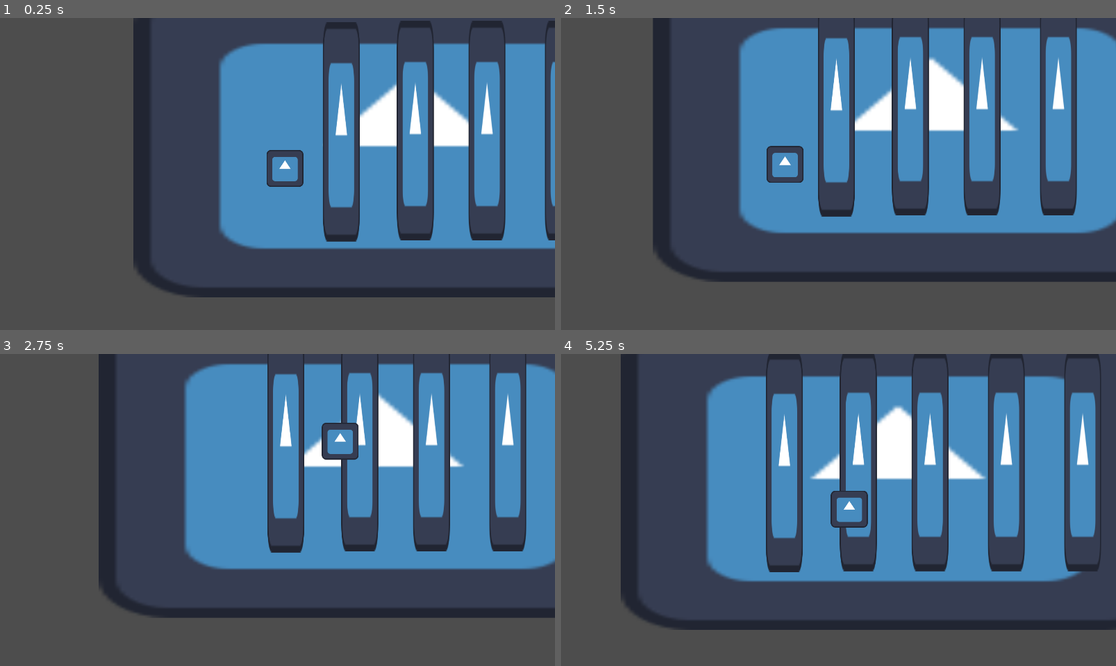
Above: before the commit, frames 1-4 (two rows, left to right).
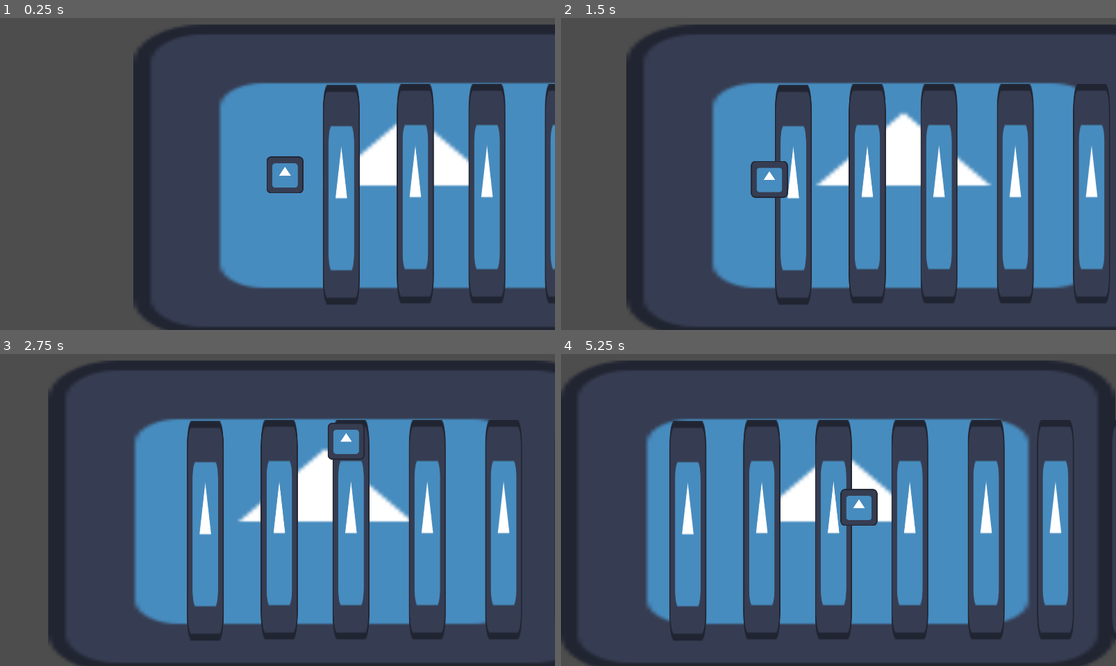
Above: after the commit, the same moments.

Repository: Aperaine/hera-kleos
Game: Godot game, scene res://entities/levels/castle.tscn
Two runs of this game, one before a commit and one after it. Both use one fixed random seed, a clock stepped at 60 frames per second and the inputs below. The project has no main scene, so this scene is started directly. The engine's default icon, where the game draws it, is replaced by a stand-in: a white triangle on a blue panel in a dark square.
Inputs (mouse positions are in pixels of both pictures, inside the frame that each line leads up to):
- Up to frame 1 (0.25 s): no input
- Up to frame 2 (1.5 s): tap Enter (ui_accept) at 0.5, 0.6, 0.77, 1.07 s; move the mouse to (960, 158) at 0.52 s; hold Right (ui_right) from 0.53 s (still down); move the mouse to (727, 189) at 1.27 s; click (727, 189) at 1.35 s
- Up to frame 3 (2.75 s): tap Enter (ui_accept) at 1.52, 1.55, 1.82, 2.3 s; move the mouse to (333, 441) at 2.02 s; release Right (ui_right) at 2.03 s; hold Left (ui_left) from 2.03 s (still down); hold Right mouse button (hera-toggle) from 2.03 s (still down)
- Up to frame 4 (5.25 s): move the mouse to (810, 572) at 2.77 s; release Left (ui_left) at 2.78 s; release Right mouse button (hera-toggle) at 2.78 s; hold Right (ui_right) 2.78-4.28 s; tap Enter (ui_accept) at 2.85, 3.02, 3.32, 3.77, 3.8, 4.07, 4.52, 4.55, 4.82, 5.1 s; move the mouse to (1005, 556) at 3.52 s; press the mouse at (1005, 556) at 3.53 s; move the mouse to (672, 463) at 4.27 s; release the mouse at (672, 463) at 4.28 s; hold Left (ui_left) 4.28-5.03 s; right-click (672, 463) at 4.35 s; move the mouse to (866, 510) at 5.02 s; hold Right (ui_right) from 5.03 s (still down)

The runs differ from the first frame. In frame 1, 28% of the frame differs, in the area x 24-100%, y 0-100%; in frame 2, 49%; in frame 3, 51%; in frame 4, 54%, in the area x 0-100%, y 0-100%.

Commit message:
Yet another update

Diff:
--- a/entities/characters/heracle/heracle.gd
+++ b/entities/characters/heracle/heracle.gd
@@ -1,25 +1,78 @@
 extends CharacterBody2D
 
+# This code is for you to edit Jafar, please feel free to edit everything here.
+# Task:
+# - Create a movable Hercules Character
+# - Find a way to organize the hitboxes in the game (players, gates, enemies or whatever we'll need)
+# - Create basic Hitbox for the scenery/gate/gate.tscn
+# - Make a function to 'enter the gate', which only has to print "entering gate" when the player's
+#	hitbox is hitting the gate's hitbox and a certain button is pushed.
 
-const SPEED = 300.0
-const JUMP_VELOCITY = -400.0
+const SPEED := 550.0
+const JUMP_VELOCITY := -2000.0
+const ACCELERATION := 50.0
+const FRICTION := 70.0
+const GRAVITY := 120.0
+const JUMP_LIMIT = 2
+var jump_count = 1
 
+func input() -> Vector2:
+	var input_dir = Vector2.ZERO
+	input_dir.x = Input.get_axis("ui_left", "ui_right")
+	input_dir = input_dir.normalized()
+	return input_dir
+
+func accelerate(direction):
+	velocity = velocity.move_toward(SPEED * direction, ACCELERATION)
+
+func friction():
+	velocity = velocity.move_toward(Vector2.ZERO, FRICTION)
+
+func player_movement():
+	move_and_slide()
+
+func jump():
+	if Input.is_action_just_pressed("ui_up"):
+		if jump_count < JUMP_LIMIT:
+			velocity.y = JUMP_VELOCITY
+			jump_count += 1
+	else:
+		velocity.y += GRAVITY
+
+	if is_on_floor():
+		jump_count = 1
 
 func _physics_process(delta: float) -> void:
-	# Add the gravity.
-	if not is_on_floor():
-		velocity += get_gravity() * delta
+	var input_dir: Vector2 = input()
 
-	# Handle jump.
-	if Input.is_action_just_pressed("ui_accept") and is_on_floor():
-		velocity.y = JUMP_VELOCITY
+	if input_dir != Vector2.ZERO:
+		accelerate(input_dir)
+	else:
+		friction()
 
-	# Get the input direction and handle the movement/deceleration.
-	# As good practice, you should replace UI actions with custom gameplay actions.
-	var direction := Input.get_axis("ui_left", "ui_right")
-	if direction:
-		velocity.x = direction * SPEED
-	else:
-		velocity.x = move_toward(velocity.x, 0, SPEED)
+	player_movement()
+	jump()
 
-	move_and_slide()
+	#
+	#
+	## Add the gravity.
+	#if not is_on_floor():
+		#velocity += get_gravity() * delta
+#
+	## Handle jump.
+	#if Input.is_action_just_pressed("ui_accept") and is_on_floor():
+		#velocity.y = JUMP_VELOCITY
+#
+	## Get the input direction and handle the movement/deceleration.
+	## As good practice, you should replace UI actions with custom gameplay actions.
+	#var direction := Input.get_axis("ui_left", "ui_right")
+	#if direction:
+		#velocity.x = direction * SPEED
+	#else:
+		#velocity.x = move_toward(velocity.x, 0, SPEED)
+#
+	#move_and_slide()
+	#
+	#for index in get_slide_collision_count():
+		#var collision = get_slide_collision(index)
+		#
--- a/entities/levels/castle.tscn
+++ b/entities/levels/castle.tscn
@@ -79,3 +79,5 @@
 collision_mask = 133
 
 [node name="Camera" type="Camera2D" parent="Heracle"]
+limit_top = 0
+limit_bottom = 0
--- /dev/null
+++ b/entities/scenery/gate/gate.tscn
@@ -0,0 +1,3 @@
+[gd_scene format=3 uid="uid://5i7i8hwawflb"]
+
+[node name="Gate" type="Node2D"]
